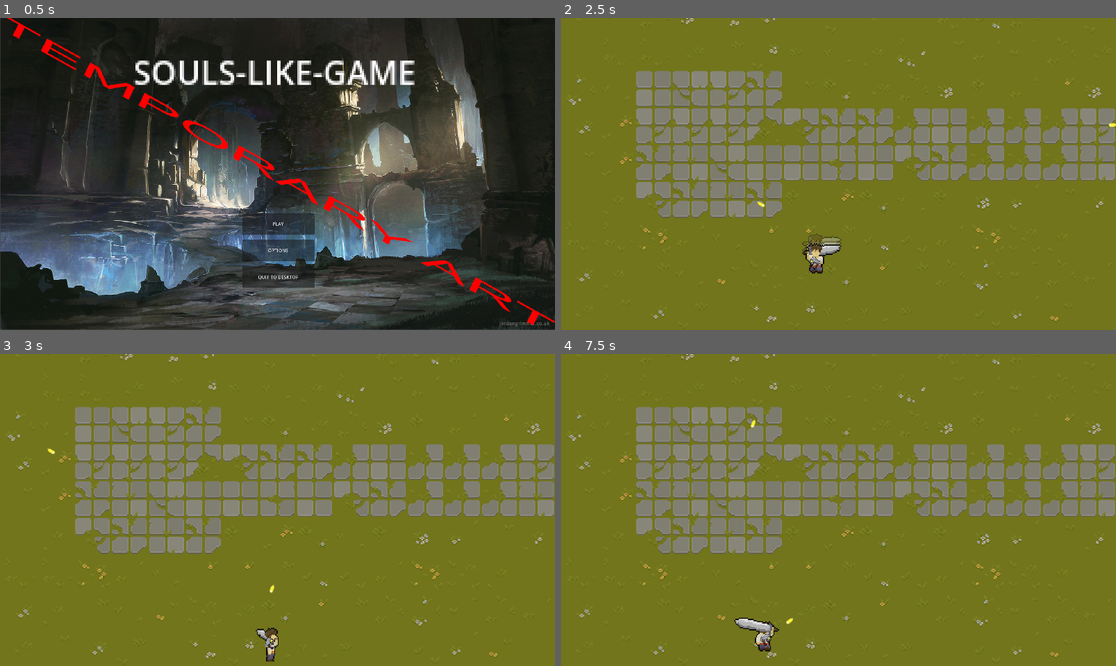
Above: before the commit, frames 1-4 (two rows, left to right).
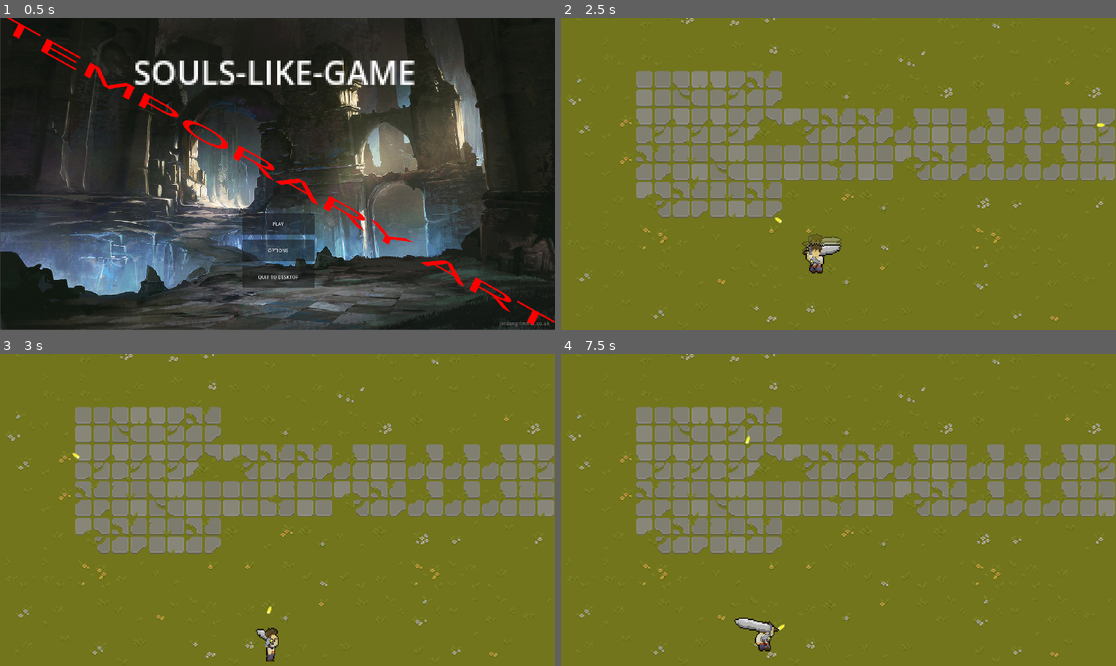
Above: after the commit, the same moments.

Repository: yeahright03/souls-like-game
Game: Godot game, scene res://scenes/mainMenu.tscn
Two runs of this game, one before a commit and one after it. Both use one fixed random seed, a clock stepped at 60 frames per second and the inputs below.
Inputs (mouse positions are in pixels of both pictures, inside the frame that each line leads up to):
- Up to frame 1 (0.5 s): no input
- Up to frame 2 (2.5 s): click "PLAY" at 0.5 s; move the mouse to (960, 158) at 1.27 s; hold D (moveRight) 1.28-2.03 s; click (960, 158) at 1.35 s; move the mouse to (727, 189) at 2.02 s; hold S (moveDown) from 2.03 s (still down); tap Shift (moveDodge) at 2.1 s; click (727, 189) at 2.3 s
- Up to frame 3 (3 s): move the mouse to (333, 441) at 2.77 s; release S (moveDown) at 2.78 s; hold D (moveRight) from 2.78 s (still down); click (333, 441) at 2.85 s
- Up to frame 4 (7.5 s): move the mouse to (810, 572) at 3.52 s; release D (moveRight) at 3.53 s; hold W (moveUp) 3.53-4.28 s; tap Q (weaponSwitch) at 3.6, 6.6 s; click (810, 572) at 3.8 s; move the mouse to (1005, 556) at 4.27 s; hold A (moveLeft) 4.28-5.78 s; click (1005, 556) at 4.35 s; move the mouse to (672, 463) at 5.02 s; tap Shift (moveDodge) at 5.1 s; click (672, 463) at 5.3 s; move the mouse to (866, 510) at 5.77 s; hold S (moveDown) 5.78-6.53 s; click (866, 510) at 5.85 s; move the mouse to (755, 432) at 6.52 s; hold D (moveRight) 6.53-7.28 s; click (755, 432) at 6.8 s; move the mouse to (960, 494) at 7.27 s; hold W (moveUp) from 7.28 s (still down); click (960, 494) at 7.35 s

Frame 1 is identical in both runs. In frame 2, less than 0.1% of the frame differs, in the area x 35-100%, y 33-66%; in frame 3, less than 0.1%; in frame 4, less than 0.1%.

Commit message:
added shoot animation to gun

Diff:
--- a/player/gun.tscn
+++ b/player/gun.tscn
@@ -1,15 +1,102 @@
-[gd_scene load_steps=3 format=3 uid="uid://hu5bnyd5yh0y"]
+[gd_scene load_steps=12 format=3 uid="uid://hu5bnyd5yh0y"]
 
 [ext_resource type="Script" uid="uid://hj6pevsse8ce" path="res://scripts/gun.gd" id="1_yknm8"]
-[ext_resource type="Texture2D" uid="uid://c0fyknqaxadhc" path="res://textures/gun-prototype-2.png" id="2_yknm8"]
+[ext_resource type="Texture2D" uid="uid://cmnh80i0vq2go" path="res://textures/gun-prototype-animation.png" id="3_b605q"]
+
+[sub_resource type="AtlasTexture" id="AtlasTexture_48vku"]
+atlas = ExtResource("3_b605q")
+region = Rect2(0, 0, 64, 64)
+
+[sub_resource type="AtlasTexture" id="AtlasTexture_83xil"]
+atlas = ExtResource("3_b605q")
+region = Rect2(64, 0, 64, 64)
+
+[sub_resource type="AtlasTexture" id="AtlasTexture_twxxf"]
+atlas = ExtResource("3_b605q")
+region = Rect2(128, 0, 64, 64)
+
+[sub_resource type="AtlasTexture" id="AtlasTexture_tlr6c"]
+atlas = ExtResource("3_b605q")
+region = Rect2(192, 0, 64, 64)
+
+[sub_resource type="AtlasTexture" id="AtlasTexture_60o7d"]
+atlas = ExtResource("3_b605q")
+region = Rect2(256, 0, 64, 64)
+
+[sub_resource type="SpriteFrames" id="SpriteFrames_emywg"]
+animations = [{
+"frames": [{
+"duration": 1.0,
+"texture": SubResource("AtlasTexture_48vku")
+}, {
+"duration": 1.0,
+"texture": SubResource("AtlasTexture_83xil")
+}, {
+"duration": 1.0,
+"texture": SubResource("AtlasTexture_twxxf")
+}, {
+"duration": 1.0,
+"texture": SubResource("AtlasTexture_tlr6c")
+}, {
+"duration": 1.0,
+"texture": SubResource("AtlasTexture_60o7d")
+}],
+"loop": true,
+"name": &"shoot",
+"speed": 20.0
+}]
+
+[sub_resource type="Animation" id="Animation_pwevo"]
+resource_name = "shoot"
+length = 0.125
+step = 0.025
+tracks/0/type = "value"
+tracks/0/imported = false
+tracks/0/enabled = true
+tracks/0/path = NodePath("AnimatedSprite2D:frame")
+tracks/0/interp = 1
+tracks/0/loop_wrap = true
+tracks/0/keys = {
+"times": PackedFloat32Array(0, 0.025, 0.05, 0.075, 0.1),
+"transitions": PackedFloat32Array(1, 1, 1, 1, 1),
+"update": 1,
+"values": [0, 1, 2, 3, 4]
+}
+
+[sub_resource type="Animation" id="Animation_ag13b"]
+length = 0.001
+tracks/0/type = "value"
+tracks/0/imported = false
+tracks/0/enabled = true
+tracks/0/path = NodePath("AnimatedSprite2D:frame")
+tracks/0/interp = 1
+tracks/0/loop_wrap = true
+tracks/0/keys = {
+"times": PackedFloat32Array(0),
+"transitions": PackedFloat32Array(1),
+"update": 1,
+"values": [0]
+}
+
+[sub_resource type="AnimationLibrary" id="AnimationLibrary_arkw6"]
+_data = {
+&"RESET": SubResource("Animation_ag13b"),
+&"shoot": SubResource("Animation_pwevo")
+}
 
 [node name="gun" type="Node2D"]
 script = ExtResource("1_yknm8")
 
-[node name="Sprite2D" type="Sprite2D" parent="."]
+[node name="Marker2D" type="Marker2D" parent="."]
+position = Vector2(8, -4)
+
+[node name="AnimatedSprite2D" type="AnimatedSprite2D" parent="."]
 position = Vector2(3, -3)
 scale = Vector2(0.2, 0.2)
-texture = ExtResource("2_yknm8")
+sprite_frames = SubResource("SpriteFrames_emywg")
+animation = &"shoot"
 
-[node name="Marker2D" type="Marker2D" parent="."]
-position = Vector2(8, -4)
+[node name="AnimationPlayer" type="AnimationPlayer" parent="."]
+libraries = {
+&"": SubResource("AnimationLibrary_arkw6")
+}
--- a/scripts/gun.gd
+++ b/scripts/gun.gd
@@ -1,12 +1,17 @@
 extends Node2D
 
 const bullet = preload("res://player/bullet.tscn")
+@onready var shootAnimation = $AnimationPlayer
+var timeSinceShot : float = 0.125
 
 @onready var gunMuzzle : Marker2D = $Marker2D
 
-func _process(_delta: float) -> void:
+func _process(delta: float) -> void:
     # takes mouse input to aim gun
     look_at(get_global_mouse_position())
+
+    # counts time since last shot
+    timeSinceShot += delta
 
     # flip sprite based on angle
     rotation_degrees = wrap(rotation_degrees, 0, 360)
@@ -16,7 +21,10 @@
         scale.y = 1
 
     # shoots a bullet when being pressed with rotation being based on angle
-    if Input.is_action_just_pressed("playerAttack"):
+    if Input.is_action_just_pressed("playerAttack") and timeSinceShot >= 0.125:
+        shootAnimation.play("shoot")
+        timeSinceShot = 0
+        await get_tree().create_timer(0.05).timeout
         var bulletInstance = bullet.instantiate()
         get_tree().root.add_child(bulletInstance)
         bulletInstance.global_position = gunMuzzle.global_position
